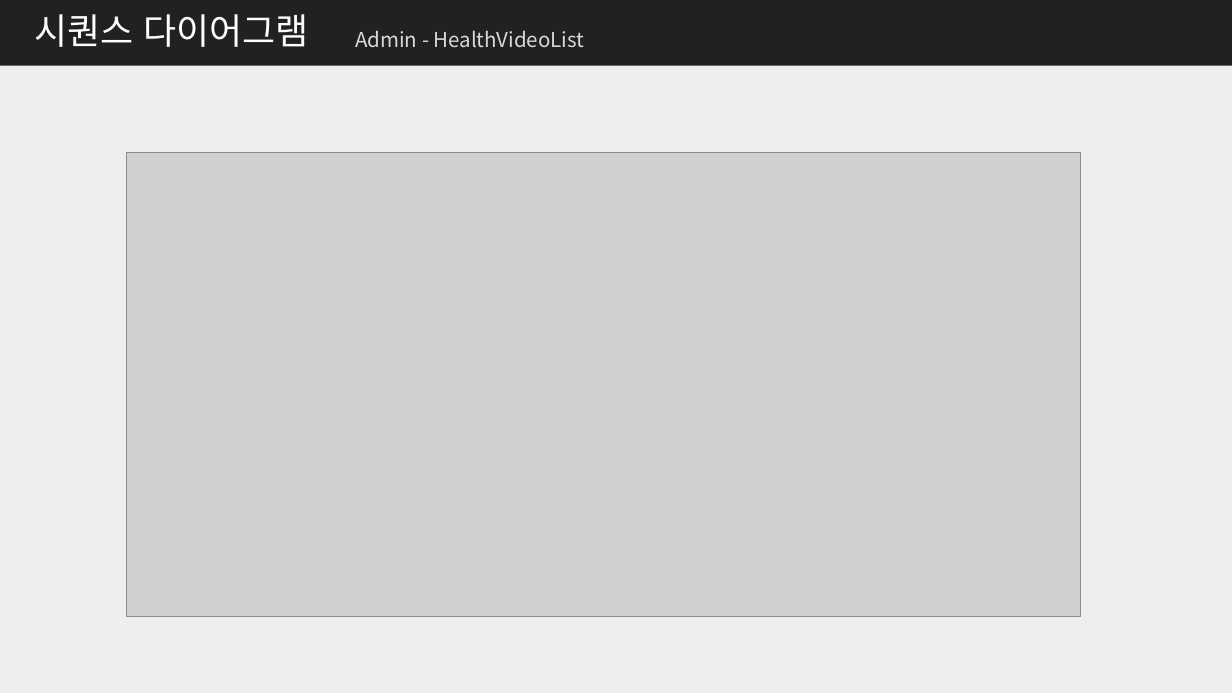
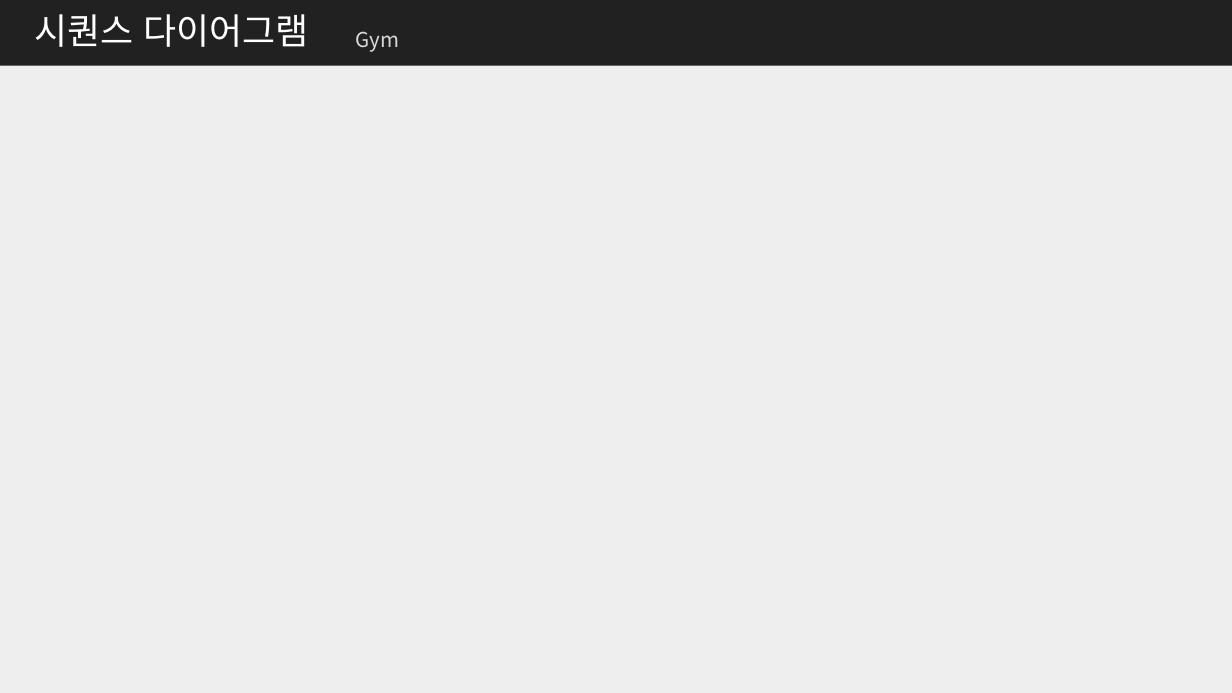
Before and after one commit to me0768/KHFinalProject, a slide deck: slide 30 of 보고서/클래스설계서_Final_Project.pptx (slide 42 before the commit). Drawn at 1232x693 pixels with LibreOffice and Linux fonts; fonts in the diff are those of the drawing; grey boxes stand for pictures. Boxes give left, top, right and bottom in pixels: in the first picture for what was removed or moved away, otherwise in the second. Text is boxed around its words. In the diff, an @@ line names an element or a change of style, - is before the commit and + after.

```diff
--- a/보고서/클래스설계서_Final_Project.pptx
+++ b/보고서/클래스설계서_Final_Project.pptx
@@ text at (355,31,399,52): text changed @@
-Admin - HealthVideoList
+Gym
@@ picture removed at (127,152,1081,616) @@
```
Also in this commit, not shown: 14 other slides changed, 6 slides removed, 16 other files.
